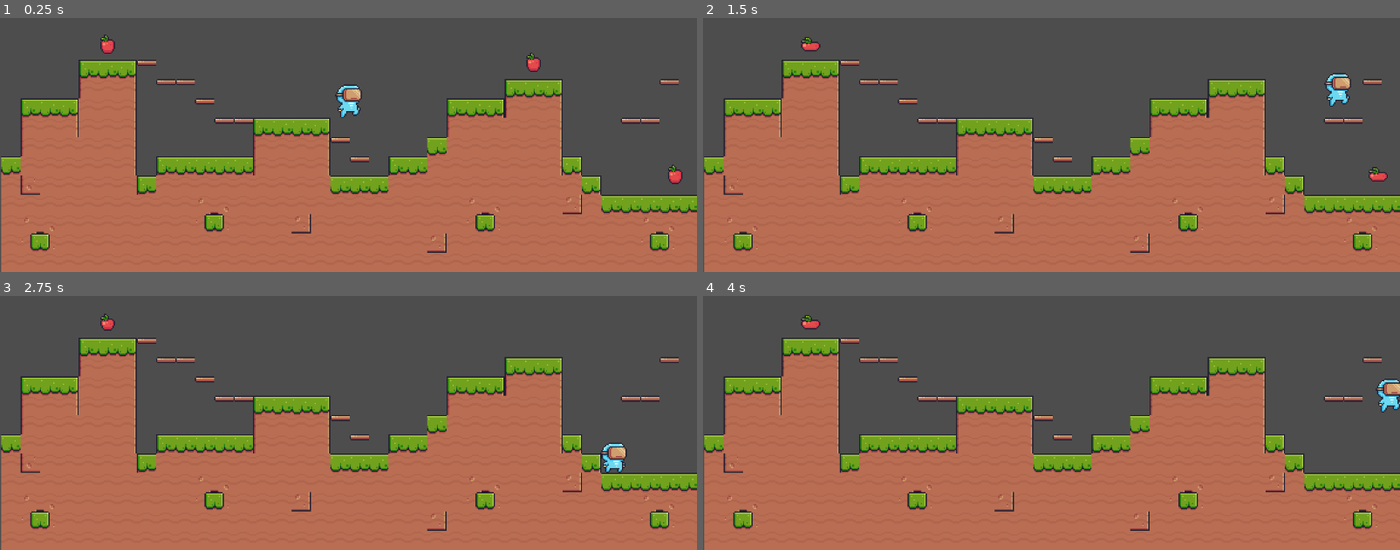
Above: before the commit, frames 1-4 (two rows, left to right).
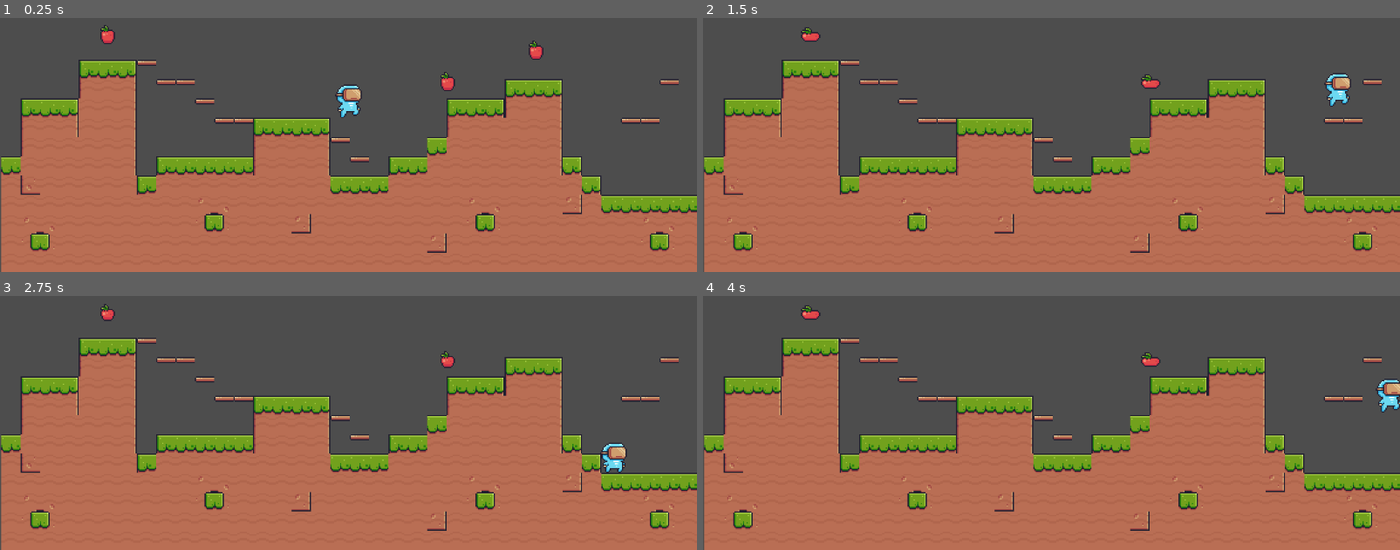
Above: after the commit, the same moments.

Repository: lakeside-tsa/pacific-potluck
Game: Godot game, scene res://scenes/level_1.tscn
Two runs of this game, one before a commit and one after it. Both use one fixed random seed, a clock stepped at 60 frames per second and the inputs below.
Inputs:
- Up to frame 1 (0.25 s): no input
- Up to frame 2 (1.5 s): tap Enter (ui_accept) at 0.5, 0.77 s; hold Right (ui_right) from 0.53 s (still down)
- Up to frame 3 (2.75 s): tap Enter (ui_accept) at 1.52 s; release Right (ui_right) at 2.03 s; hold Left (ui_left) from 2.03 s (still down)
- Up to frame 4 (4 s): release Left (ui_left) at 2.78 s; hold Right (ui_right) from 2.78 s (still down); tap Enter (ui_accept) at 3.02, 3.77 s

The runs differ from the first frame. In frame 1, 0.6% of the frame differs, in the area x 14-98%, y 2-66%; in frame 2, 0.4%; in frame 3, 0.3%; in frame 4, 0.3%.

Commit message:
feat: add game manager

Diff:
--- a/pacific-duck/scenes/apple.tscn
+++ b/pacific-duck/scenes/apple.tscn
@@ -1,7 +1,7 @@
 [gd_scene load_steps=22 format=3 uid="uid://c4vccsaskxygi"]
 
-[ext_resource type="Script" path="res://scripts/apple.gd" id="1_16xjo"]
 [ext_resource type="Texture2D" uid="uid://caaap8sxtiavq" path="res://assets/Items/Fruits/Apple.png" id="1_brxsk"]
+[ext_resource type="Script" path="res://scripts/ingredient_1.gd" id="1_w7dp2"]
 
 [sub_resource type="AtlasTexture" id="AtlasTexture_iebdv"]
 atlas = ExtResource("1_brxsk")
@@ -135,7 +135,7 @@
 
 [node name="Apple" type="Area2D"]
 collision_mask = 2
-script = ExtResource("1_16xjo")
+script = ExtResource("1_w7dp2")
 
 [node name="AnimatedSprite2D" type="AnimatedSprite2D" parent="."]
 sprite_frames = SubResource("SpriteFrames_ydtyn")
--- a/pacific-duck/scenes/level_1.tscn
+++ b/pacific-duck/scenes/level_1.tscn
@@ -1,8 +1,11 @@
-[gd_scene load_steps=8 format=4 uid="uid://bjmsqj0xkjmlr"]
-
+[gd_scene load_steps=11 format=4 uid="uid://bjmsqj0xkjmlr"]
+
+[ext_resource type="Script" path="res://scripts/game_manager.gd" id="1_sy0kq"]
 [ext_resource type="PackedScene" uid="uid://dg6au48p0go8r" path="res://scenes/ducky.tscn" id="1_vvde1"]
 [ext_resource type="Texture2D" uid="uid://c75n23uammgw8" path="res://assets/Terrain/Terrain (16x16).png" id="2_08e0m"]
 [ext_resource type="PackedScene" uid="uid://c4vccsaskxygi" path="res://scenes/apple.tscn" id="3_ahxml"]
+[ext_resource type="Script" path="res://scripts/ingredient_2.gd" id="5_72ap3"]
+[ext_resource type="Script" path="res://scripts/ingredient_3.gd" id="5_lsdon"]
 
 [sub_resource type="TileSetAtlasSource" id="TileSetAtlasSource_c3rs8"]
 texture = ExtResource("2_08e0m")
@@ -187,6 +190,10 @@
 
 [node name="level_1" type="Node"]
 
+[node name="GameManager" type="Node" parent="."]
+unique_name_in_owner = true
+script = ExtResource("1_sy0kq")
+
 [node name="ducky" parent="." instance=ExtResource("1_vvde1")]
 position = Vector2(30, 22)
 
@@ -203,14 +210,16 @@
 tile_map_data = PackedByteArray("AAD9/wQAAAAHAAEAAAD+/wQAAAAHAAEAAAD//wQAAAAHAAEAAAAAAAQAAAAHAAEAAAABAAQAAAAHAAEAAAACAA …(4176 unchanged characters)…
 tile_set = SubResource("TileSet_3jh6s")
 
-[node name="Apple" parent="." instance=ExtResource("3_ahxml")]
-position = Vector2(-169, 5)
-
-[node name="Apple2" parent="." instance=ExtResource("3_ahxml")]
-position = Vector2(183, 20)
-
-[node name="Apple3" parent="." instance=ExtResource("3_ahxml")]
-position = Vector2(300, 113)
+[node name="Apple_ing1" parent="." instance=ExtResource("3_ahxml")]
+position = Vector2(185, 10)
+
+[node name="Apple_ing3" parent="." instance=ExtResource("3_ahxml")]
+position = Vector2(112, 36)
+script = ExtResource("5_lsdon")
+
+[node name="Apple_ing2" parent="." instance=ExtResource("3_ahxml")]
+position = Vector2(-169, -3)
+script = ExtResource("5_72ap3")
 
 [node name="StaticBody2D" type="StaticBody2D" parent="."]
 
--- a/pacific-duck/scripts/apple.gd
+++ /dev/null
@@ -1,6 +0,0 @@
-extends Area2D
-
-
-func _on_body_entered(body: Node2D) -> void:
-	print("apple des")
-	queue_free()
--- /dev/null
+++ b/pacific-duck/scripts/game_manager.gd
@@ -0,0 +1,17 @@
+extends Node
+
+var ing1 = 0
+var ing2 = 0
+var ing3 = 0
+
+func add_ing1():
+	ing1 += 1
+	print(ing1)
+
+func add_ing2():
+	ing2 += 1
+	print(ing2)
+
+func add_ing3():
+	ing3 += 1
+	print(ing3)
--- /dev/null
+++ b/pacific-duck/scripts/ingredient_1.gd
@@ -0,0 +1,11 @@
+extends Area2D
+
+@onready var game_manager = %GameManager
+
+func _on_body_entered(_body: Node2D) -> void:
+	print("ing1 des")
+	game_manager.add_ing1()
+	queue_free()
+
+func _on_body_exited(_body: Node2D) -> void:
+	pass
--- /dev/null
+++ b/pacific-duck/scripts/ingredient_2.gd
@@ -0,0 +1,11 @@
+extends Area2D
+
+@onready var game_manager = %GameManager
+
+func _on_body_entered(_body: Node2D) -> void:
+	print("ing2 des")
+	game_manager.add_ing2()
+	queue_free()
+
+func _on_body_exited(_body: Node2D) -> void:
+	pass
--- /dev/null
+++ b/pacific-duck/scripts/ingredient_3.gd
@@ -0,0 +1,11 @@
+extends Area2D
+
+@onready var game_manager = %GameManager
+
+func _on_body_entered(_body: Node2D) -> void:
+	print("ing3 des")
+	game_manager.add_ing3()
+	queue_free()
+
+func _on_body_exited(_body: Node2D) -> void:
+	pass
